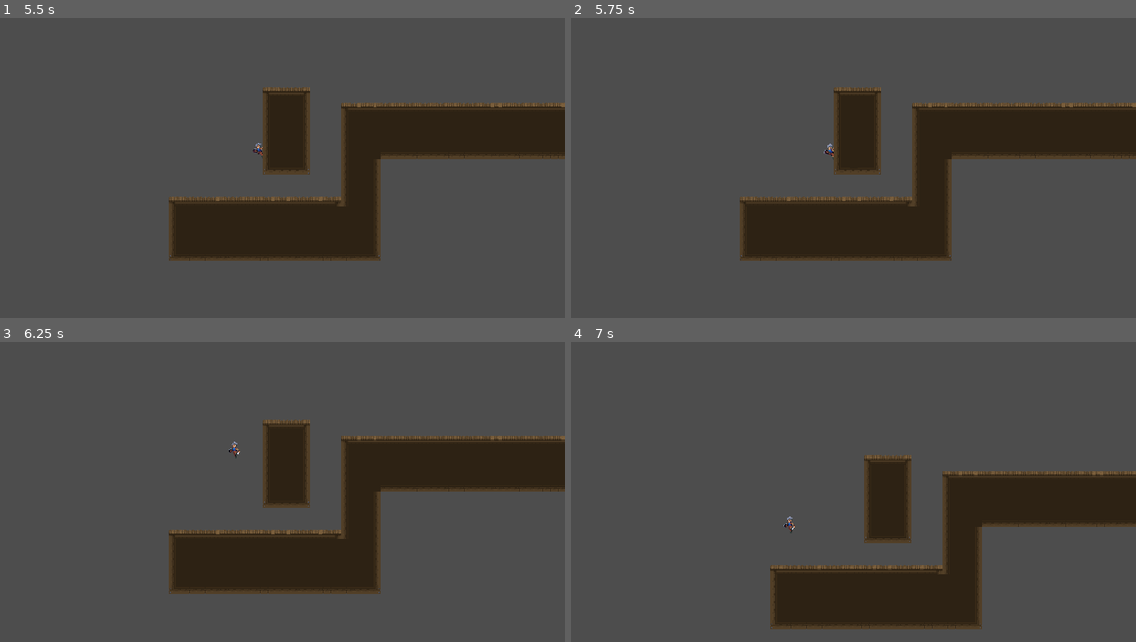
Above: before the commit, frames 1-4 (two rows, left to right).
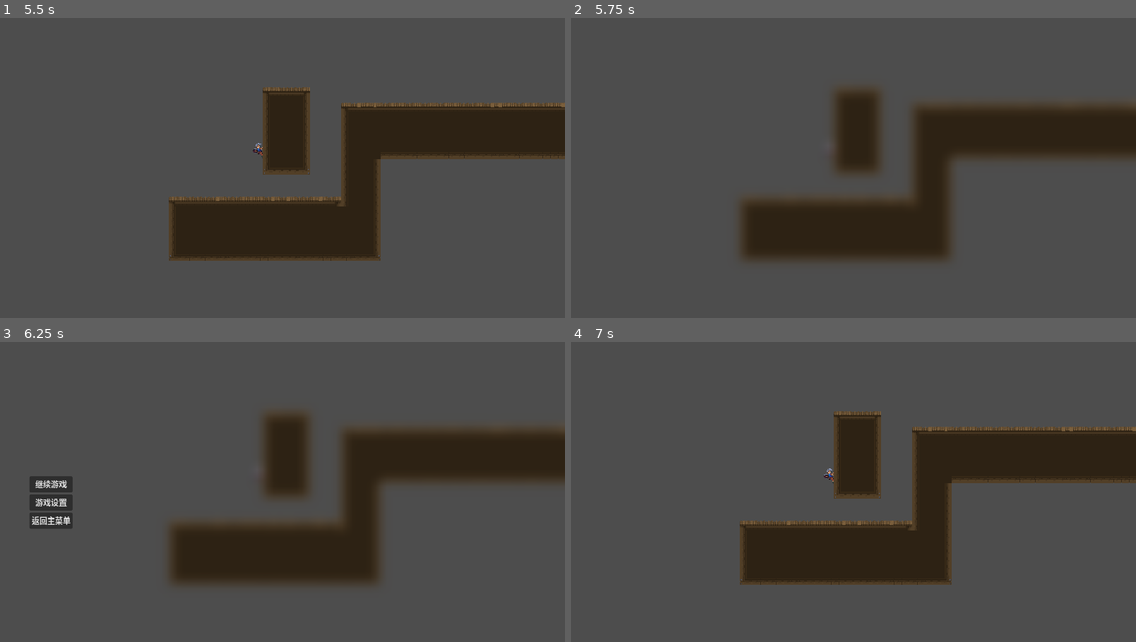
Above: after the commit, the same moments.

Repository: MRluUnity/godot-teaching-chapter-2
Game: Godot game, scene res://Scenes/Main/main.tscn
The game is run twice, just before and just after one commit, with the same random seed, the same clock (stepped at 60 frames per second) and the same inputs. The project has no main scene, so this scene is started directly.
Inputs (mouse positions are in pixels of both pictures, inside the frame that each line leads up to):
- Up to frame 1 (5.5 s): click "游戏设置" at 0.5 s; click "开始游戏" at 1.25 s; tap Enter at 2 s; hold D (action_right) 2.03-3.53 s; tap Space (action_jump) at 2.27, 3.02, 4.25, 4.52, 5.27 s; hold A (action_left) 3.53-4.28 s; hold D (action_right) from 4.28 s (still down)
- Up to frame 2 (5.75 s): keep holding D (action_right); tap Escape (action_stop, bound only after the commit) at 5.65 s
- Up to frame 3 (6.25 s): release D (action_right) at 5.78 s; hold A (action_left) from 5.78 s (still down); tap Space (action_jump) at 6.02 s
- Up to frame 4 (7 s): release A (action_left) at 6.5 s; click (621, 483) at 6.5 s, where only the run after the commit has a clickable "继续游戏"

Frame 1 is identical in both runs. In frame 2, 0.6% of the frame differs, in the area x 29-100%, y 23-81%; in frame 3, 7.2%; in frame 4, 29%, in the area x 29-100%, y 23-96%.

Commit message:
创建一个暂停界面的ui，完成交互逻辑，实现了暂停

Diff:
--- a/Scenes/Main/main.tscn
+++ b/Scenes/Main/main.tscn
@@ -118,6 +118,7 @@
 [node name="Main" type="Node2D"]
 
 [node name="UI" type="CanvasLayer" parent="."]
+process_mode = 3
 script = ExtResource("1_2ovvu")
 
 [node name="MainMenuUI" type="Control" parent="UI"]
--- a/Scenes/Main/main_ui.gd
+++ b/Scenes/Main/main_ui.gd
@@ -4,13 +4,18 @@
 @onready var animation_player: AnimationPlayer = $AnimationPlayer
 
 
+#region 开始游戏的按钮
 func _on_start_game_pressed() -> void:
 	animation_player.play("start")
+#endregion
 
-
+#region 退出游戏的按钮
 func _on_exit_game_pressed() -> void:
 	animation_player.play("exit")
 	get_tree().quit()
+#endregion
 
+#region 其它方法
 func change_scene() -> void:
 	get_tree().change_scene_to_file("res://Scenes/Worlds/world.tscn")
+#endregion
--- /dev/null
+++ b/Scenes/Shaders/grass.gdshader
@@ -0,0 +1,8 @@
+shader_type canvas_item;
+
+uniform float lod;
+uniform sampler2D SCREEN_TEXTRUE : hint_screen_texture, filter_linear_mipmap;
+
+void fragment() {
+	COLOR = texture(SCREEN_TEXTRUE, SCREEN_UV, lod);
+}
--- /dev/null
+++ b/Scenes/Worlds/paused_ui.gd
@@ -0,0 +1,34 @@
+extends CanvasLayer
+
+
+@onready var animation_player: AnimationPlayer = $AnimationPlayer
+
+
+#region 虚方法
+func _ready() -> void:
+	hide()
+
+
+func _process(delta: float) -> void:
+	if Input.is_action_just_pressed("action_stop"):
+		if visible:
+			animation_player.play("exit")
+		else :
+			animation_player.play("enter")
+	get_tree().paused = visible
+#endregion
+
+#region 继续游戏的按钮
+func _on_continue_game_pressed() -> void:
+	animation_player.play("exit")
+#endregion
+
+#region 返回主菜单的按钮
+func _on_back_menu_pressed() -> void:
+	animation_player.play("back")
+#endregion
+
+#region 其它方法
+func change_sence() -> void:
+	get_tree().change_scene_to_file("res://Scenes/Main/main.tscn")
+#endregion
--- a/Scenes/Worlds/world.tscn
+++ b/Scenes/Worlds/world.tscn
@@ -1,7 +1,9 @@
-[gd_scene load_steps=5 format=3 uid="uid://dda1be3l3tua4"]
+[gd_scene load_steps=13 format=3 uid="uid://dda1be3l3tua4"]
 
 [ext_resource type="Texture2D" uid="uid://udykbq4x7h5n" path="res://Assets/Legacy-Fantasy - High Forest 2.3/Buildings.png" id="1_qio7g"]
 [ext_resource type="PackedScene" uid="uid://cuswjqyhde34x" path="res://Scenes/Player/player.tscn" id="2_i4f1p"]
+[ext_resource type="Shader" path="res://Scenes/Shaders/grass.gdshader" id="3_1dwqi"]
+[ext_resource type="Script" path="res://Scenes/Worlds/paused_ui.gd" id="3_uaeot"]
 
 [sub_resource type="TileSetAtlasSource" id="TileSetAtlasSource_cdcrr"]
 texture = ExtResource("1_qio7g")
@@ -1181,6 +1183,123 @@
 terrain_set_0/terrain_0/color = Color(0.5, 0.34375, 0.25, 1)
 sources/0 = SubResource("TileSetAtlasSource_cdcrr")
 
+[sub_resource type="ShaderMaterial" id="ShaderMaterial_3j3qn"]
+shader = ExtResource("3_1dwqi")
+shader_parameter/lod = 3.0
+
+[sub_resource type="Animation" id="Animation_ut56u"]
+resource_name = "enter"
+length = 0.3
+tracks/0/type = "value"
+tracks/0/imported = false
+tracks/0/enabled = true
+tracks/0/path = NodePath("PausedUI/VBoxContainer:position")
+tracks/0/interp = 1
+tracks/0/loop_wrap = true
+tracks/0/keys = {
+"times": PackedFloat32Array(0, 0.3),
+"transitions": PackedFloat32Array(1, 1),
+"update": 0,
+"values": [Vector2(-120, 274), Vector2(60, 274)]
+}
+tracks/1/type = "method"
+tracks/1/imported = false
+tracks/1/enabled = true
+tracks/1/path = NodePath(".")
+tracks/1/interp = 1
+tracks/1/loop_wrap = true
+tracks/1/keys = {
+"times": PackedFloat32Array(0),
+"transitions": PackedFloat32Array(1),
+"values": [{
+"args": [],
+"method": &"show"
+}]
+}
+
+[sub_resource type="Animation" id="Animation_sblsl"]
+length = 0.001
+tracks/0/type = "value"
+tracks/0/imported = false
+tracks/0/enabled = true
+tracks/0/path = NodePath("PausedUI/VBoxContainer:position")
+tracks/0/interp = 1
+tracks/0/loop_wrap = true
+tracks/0/keys = {
+"times": PackedFloat32Array(0),
+"transitions": PackedFloat32Array(1),
+"update": 0,
+"values": [Vector2(60, 274)]
+}
+
+[sub_resource type="Animation" id="Animation_8a3fv"]
+resource_name = "exit"
+length = 0.3
+tracks/0/type = "value"
+tracks/0/imported = false
+tracks/0/enabled = true
+tracks/0/path = NodePath("PausedUI/VBoxContainer:position")
+tracks/0/interp = 1
+tracks/0/loop_wrap = true
+tracks/0/keys = {
+"times": PackedFloat32Array(0, 0.3),
+"transitions": PackedFloat32Array(1, 1),
+"update": 0,
+"values": [Vector2(60, 274), Vector2(-120, 274)]
+}
+tracks/1/type = "method"
+tracks/1/imported = false
+tracks/1/enabled = true
+tracks/1/path = NodePath(".")
+tracks/1/interp = 1
+tracks/1/loop_wrap = true
+tracks/1/keys = {
+"times": PackedFloat32Array(0.3),
+"transitions": PackedFloat32Array(1),
+"values": [{
+"args": [],
+"method": &"hide"
+}]
+}
+
+[sub_resource type="Animation" id="Animation_vdktu"]
+resource_name = "back"
+length = 0.3
+tracks/0/type = "value"
+tracks/0/imported = false
+tracks/0/enabled = true
+tracks/0/path = NodePath("PausedUI/VBoxContainer:position")
+tracks/0/interp = 1
+tracks/0/loop_wrap = true
+tracks/0/keys = {
+"times": PackedFloat32Array(0, 0.3),
+"transitions": PackedFloat32Array(1, 1),
+"update": 0,
+"values": [Vector2(60, 274), Vector2(-120, 274)]
+}
+tracks/1/type = "method"
+tracks/1/imported = false
+tracks/1/enabled = true
+tracks/1/path = NodePath(".")
+tracks/1/interp = 1
+tracks/1/loop_wrap = true
+tracks/1/keys = {
+"times": PackedFloat32Array(0.3),
+"transitions": PackedFloat32Array(1),
+"values": [{
+"args": [],
+"method": &"change_sence"
+}]
+}
+
+[sub_resource type="AnimationLibrary" id="AnimationLibrary_e6b2b"]
+_data = {
+"RESET": SubResource("Animation_sblsl"),
+"back": SubResource("Animation_vdktu"),
+"enter": SubResource("Animation_ut56u"),
+"exit": SubResource("Animation_8a3fv")
+}
+
 [node name="World" type="Node2D"]
 
 [node name="TileMap" type="TileMap" parent="."]
@@ -1197,3 +1316,55 @@
 position_smoothing_speed = 3.0
 drag_horizontal_enabled = true
 drag_vertical_enabled = true
+
+[node name="UI" type="CanvasLayer" parent="."]
+process_mode = 3
+script = ExtResource("3_uaeot")
+
+[node name="PausedUI" type="Control" parent="UI"]
+layout_mode = 3
+anchors_preset = 15
+anchor_right = 1.0
+anchor_bottom = 1.0
+grow_horizontal = 2
+grow_vertical = 2
+
+[node name="ColorRect" type="ColorRect" parent="UI/PausedUI"]
+material = SubResource("ShaderMaterial_3j3qn")
+layout_mode = 1
+anchors_preset = 15
+anchor_right = 1.0
+anchor_bottom = 1.0
+grow_horizontal = 2
+grow_vertical = 2
+
+[node name="VBoxContainer" type="VBoxContainer" parent="UI/PausedUI"]
+layout_mode = 1
+anchors_preset = 4
+anchor_top = 0.5
+anchor_bottom = 0.5
+offset_left = 60.0
+offset_top = 274.0
+offset_right = 148.0
+offset_bottom = 375.0
+grow_vertical = 2
+
+[node name="ContinueGame" type="Button" parent="UI/PausedUI/VBoxContainer"]
+layout_mode = 2
+text = "继续游戏"
+
+[node name="GameSetting" type="Button" parent="UI/PausedUI/VBoxContainer"]
+layout_mode = 2
+text = "游戏设置"
+
+[node name="BackMenu" type="Button" parent="UI/PausedUI/VBoxContainer"]
+layout_mode = 2
+text = "返回主菜单"
+
+[node name="AnimationPlayer" type="AnimationPlayer" parent="UI"]
+libraries = {
+"": SubResource("AnimationLibrary_e6b2b")
+}
+
+[connection signal="pressed" from="UI/PausedUI/VBoxContainer/ContinueGame" to="UI" method="_on_continue_game_pressed"]
+[connection signal="pressed" from="UI/PausedUI/VBoxContainer/BackMenu" to="UI" method="_on_back_menu_pressed"]
--- a/project.godot
+++ b/project.godot
@@ -40,6 +40,11 @@
 "events": [Object(InputEventKey,"resource_local_to_scene":false,"resource_name":"","device":-1,"window_id":0,"alt_pressed":false,"shift_pressed":false,"ctrl_pressed":false,"meta_pressed":false,"pressed":false,"keycode":0,"physical_keycode":32,"key_label":0,"unicode":32,"echo":false,"script":null)
 ]
 }
+action_stop={
+"deadzone": 0.5,
+"events": [Object(InputEventKey,"resource_local_to_scene":false,"resource_name":"","device":-1,"window_id":0,"alt_pressed":false,"shift_pressed":false,"ctrl_pressed":false,"meta_pressed":false,"pressed":false,"keycode":0,"physical_keycode":4194305,"key_label":0,"unicode":0,"echo":false,"script":null)
+]
+}
 
 [layer_names]
 
